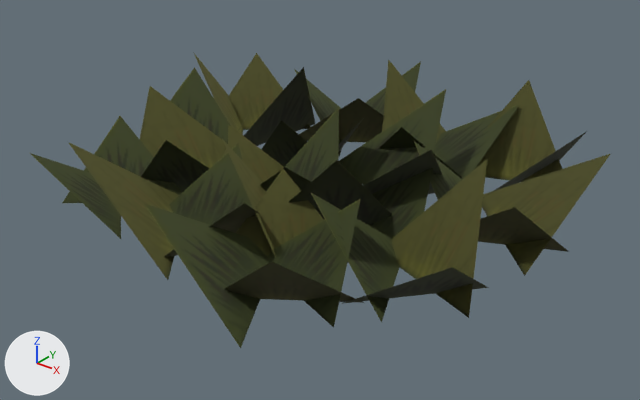
A saved change to the glTF model docs/assets/models/decor/dec_Ground_Grass_02_21812.glb.
Before and after are seen from a camera (50 mm lens) standing at (-0.111, 4.438, 1.205) and looking at (-1.628, 6.334, 0.029). Lighting does not change. The marker at lower left points along +X, +Y and +Z. The older version comes first. Where no turn or scale is listed for an object, it has been applied to the vertices.

Objects in the first picture: 'Ground_Grass_02_mesh'.
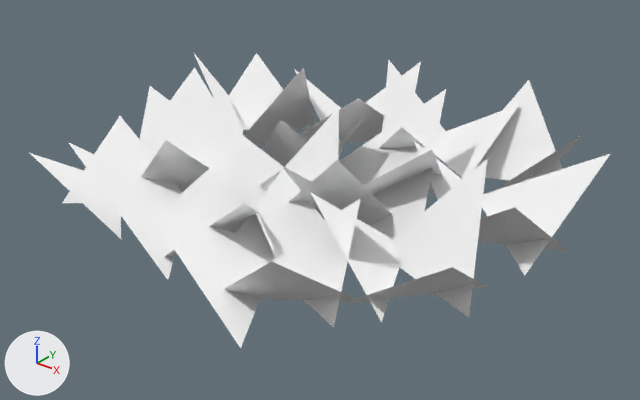
The change, as JSON lines over the scene's bpy script:
```json
{"op": "add", "block": "mat_jungle_cutout", "code": ["mat_jungle_cutout = principled_material('jungle_cutout')", "mat_jungle_cutout.base_color = (1.0, 1.0, 1.0)  # white #ffffff", "mat_jungle_cutout.roughness = 0.9"]}
{"block": "me_ground_grass_02", "where": "me_ground_grass_02.from_pydata(...)  # 120 vertices, 40 faces; spans x -0.736..0.741, y -0.796..0.693, z 0.0..0.305"}
{"op": "remove", "block": "me_ground_grass_02", "code": "me_ground_grass_02.materials.append(mat_jungle_mat_decorations_cutout)"}
{"op": "add", "block": "me_ground_grass_02", "code": "me_ground_grass_02.materials.append(mat_jungle_cutout)  # white #ffffff"}
```

Where the change shows, as pixel boxes (x1, y1, x2, y2) in the pictures (640 x 400 px):
```json
{"object": "Ground_Grass_02_mesh", "change": "recoloured", "before": [30, 52, 610, 348], "after": [30, 52, 610, 348], "on screen": "lighter"}
```
